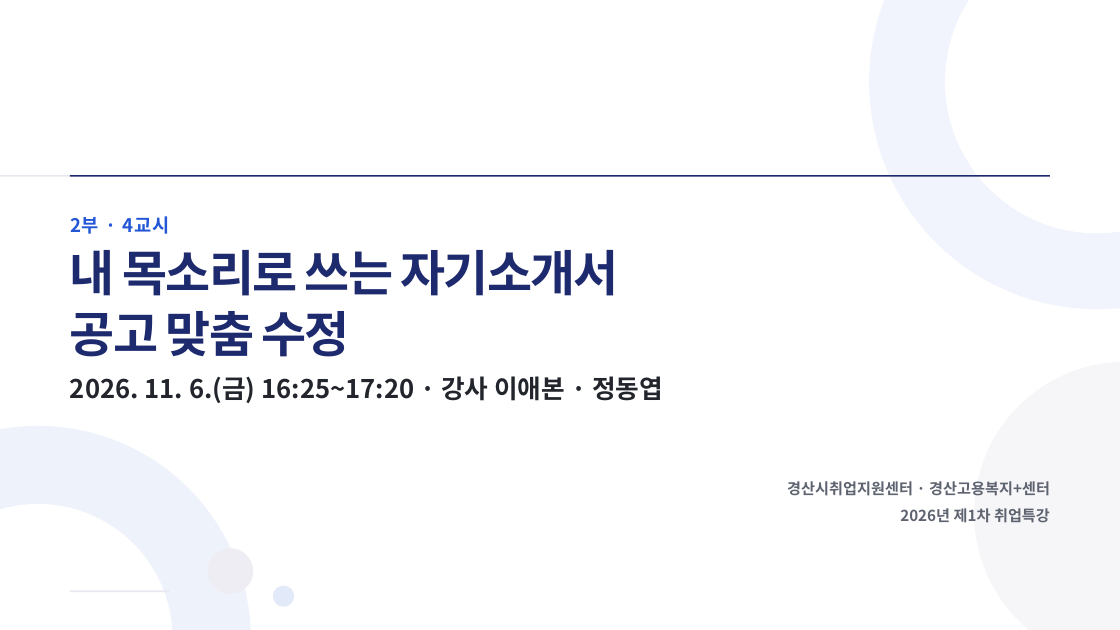
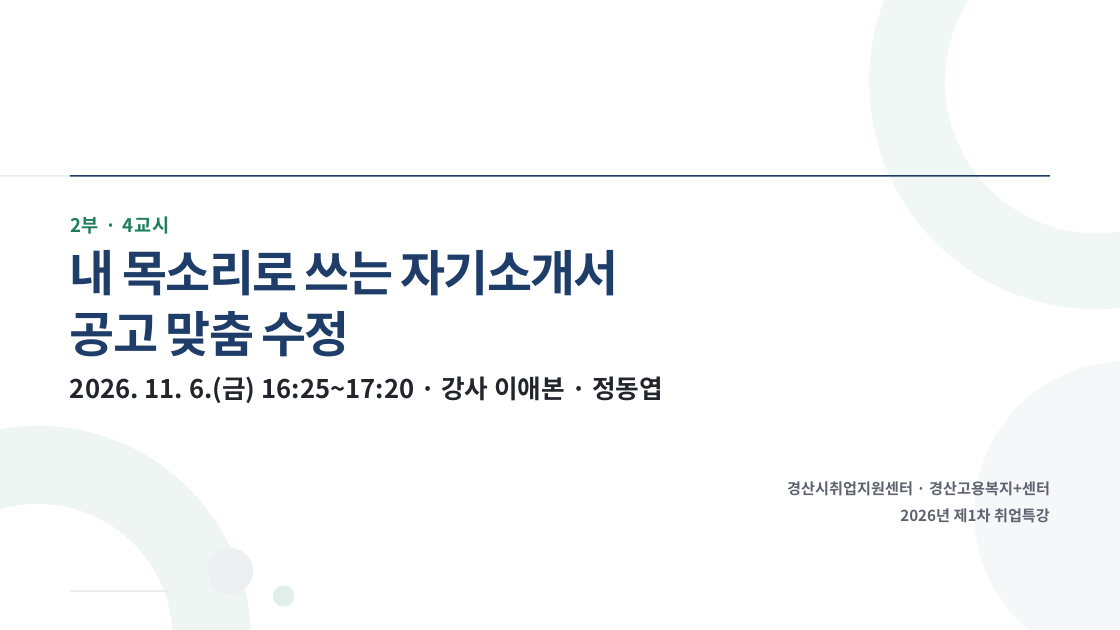
Before and after one commit to aebonlee/materials, a slide deck: slide 1 of gyeongsan/GSJOB_4교시_자기소개서.pptx. Drawn at 1120x630 pixels with LibreOffice and Linux fonts; fonts in the diff are those of the drawing. Boxes give left, top, right and bottom in pixels: in the first picture for what was removed or moved away, otherwise in the second. Text is boxed around its words. In the diff, an @@ line names an element or a change of style, - is before the commit and + after.

```diff
--- a/gyeongsan/GSJOB_4교시_자기소개서.pptx
+++ b/gyeongsan/GSJOB_4교시_자기소개서.pptx
@@ ellipse at [869, 0, 1120, 309]: fill #F1F4FC to #F1F7F5 @@
@@ rectangle at [70, 175, 1050, 176]: fill #1E2A6E to #1E3E69 @@
@@ text "2부 · 4교시" at [70, 216, 169, 234]: text colour #2457D6 to #1E7F5B @@
@@ text "내 목소리로 쓰는 자기소개서" at [70, 250, 619, 357]: text colour #1E2A6E to #1E3E69 @@
@@ ellipse at [273, 586, 295, 607]: fill #E2E9F9 to #E1EEE9 @@
```
Also in this commit, not shown: 21 other slides changed, 7 other files.
